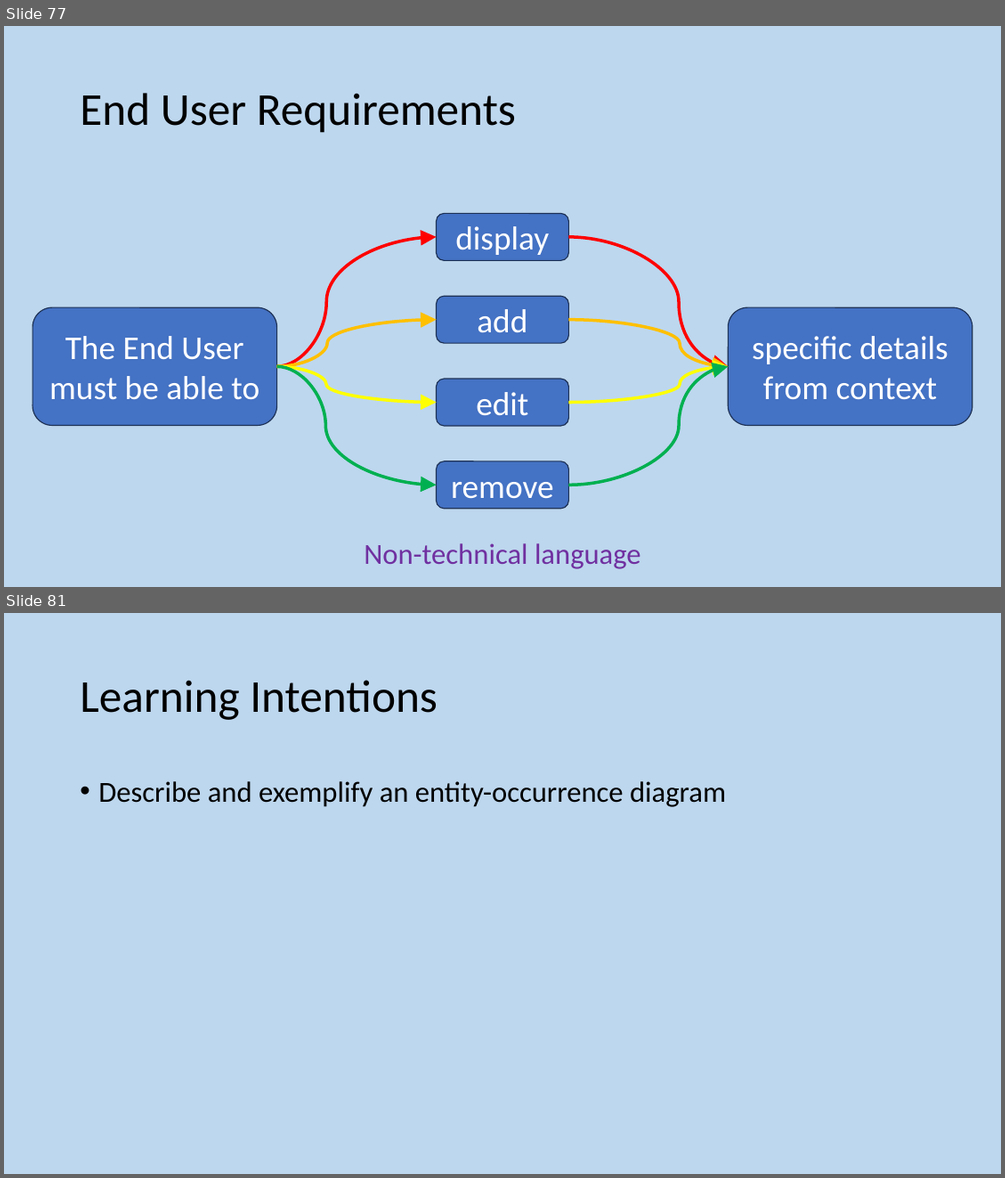
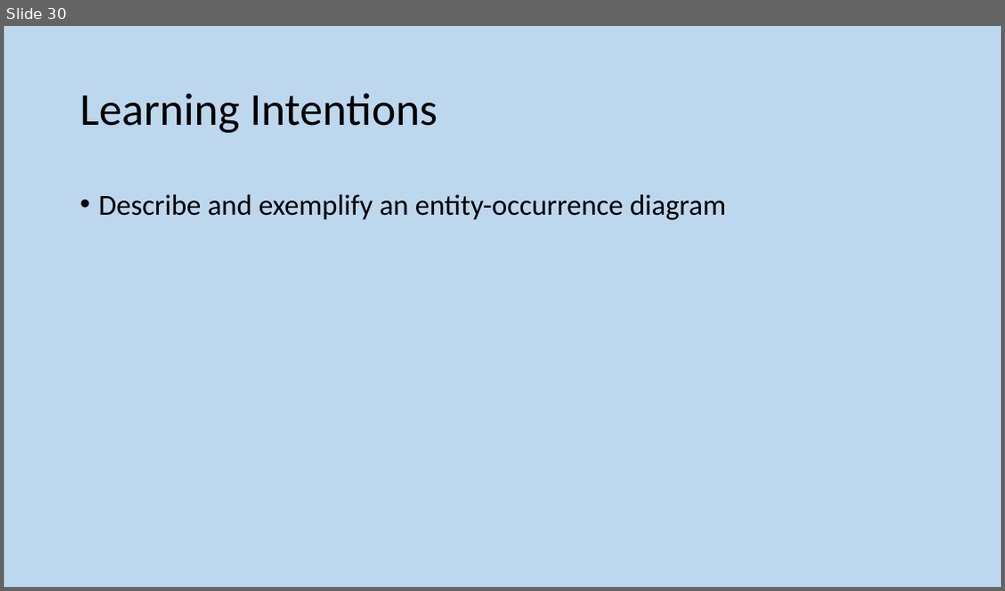
Before and after one commit to MrFriendCS/MrFriendCS.github.io, a slide deck: ah-cs/ddd/AH CS DDD Slides.pptx. Shown one above the other, each under a label of ours: slides 77 and 81 before the commit, slide 30 after it; the slides between them are not shown. The pictures are 1005x1178 and 1005x591 pixels, drawn with LibreOffice and Linux fonts; fonts in the diff are those of the drawing. Boxes give left, top, right and bottom in pixels: in the first picture for what was removed or moved away, otherwise in the second. Text is boxed around its words. In the diff, an @@ line names an element or a change of style, - is before the commit and + after.

```diff
--- a/ah-cs/ddd/AH CS DDD Slides.pptx
+++ b/ah-cs/ddd/AH CS DDD Slides.pptx
@@ slide 77 removed at [4, 26, 1001, 587], background #BDD7EE @@
@@ title removed at [80, 93, 516, 133] @@
-End User Requirements
@@ curved arrow removed from (277, 366) to (437, 237) @@
@@ rounded rectangle removed at [437, 214, 568, 261] @@
-display
@@ curved arrow removed from (568, 237) to (728, 366) @@
@@ rounded rectangle removed at [32, 307, 277, 425] @@
-The End User must be able to
@@ rounded rectangle removed at [437, 296, 568, 343] @@
-add
@@ rounded rectangle removed at [728, 307, 972, 425] @@
-specific details from context
@@ curved arrow removed from (277, 366) to (437, 320) @@
@@ curved arrow removed from (568, 320) to (728, 366) @@
@@ curved arrow removed from (277, 366) to (437, 402) @@
@@ curved arrow removed from (277, 366) to (437, 485) @@
@@ curved arrow removed from (568, 402) to (728, 366) @@
@@ curved arrow removed from (568, 485) to (728, 366) @@
@@ rounded rectangle removed at [437, 379, 568, 426] @@
-edit
@@ rounded rectangle removed at [437, 461, 568, 508] @@
-remove
@@ text removed at [364, 543, 641, 569] @@
-Non-technical language
@@ what was slide 81 is now slide 30 @@
```
Also in this commit, not shown: 15 slides changed, 74 other slides removed, 1 other file.
